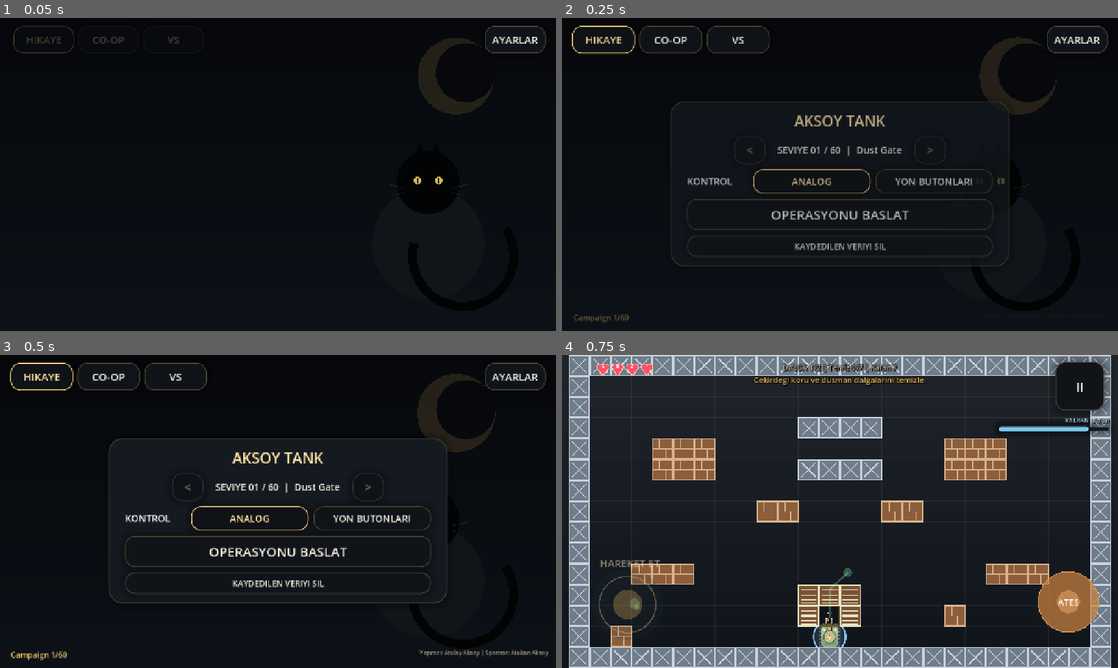
Above: before the commit, frames 1-4 (two rows, left to right).
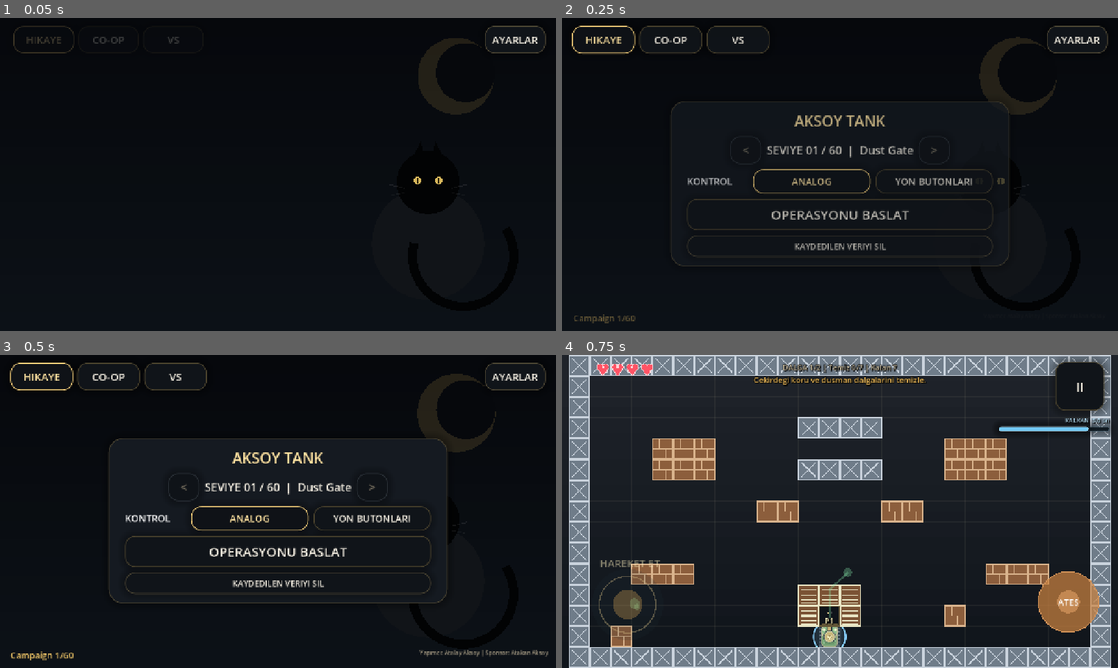
Above: after the commit, the same moments.

Repository: ShaNuva66/Aksoy-Tank
Game: Godot game, scene res://src/scenes/main_menu.tscn
Same seed, same stepped clock (60 frames per second), same inputs: the game is played once before the commit and once after it.
Inputs:
- Up to frame 1 (0.05 s): no input
- Up to frame 2 (0.25 s): no input
- Up to frame 3 (0.5 s): no input
- Up to frame 4 (0.75 s): click "OPERASYONU BASLAT" at 0.5 s

Frame 1 is identical in both runs. In frame 2, 0.6% of the frame differs, in the area x 2-68%, y 40-98%; in frame 3, 0.7%, in the area x 1-70%, y 38-98%; in frame 4, nothing differs.

Commit message:
Advance campaign automatically and improve settings readability

Diff:
--- a/src/scripts/game_session.gd
+++ b/src/scripts/game_session.gd
@@ -97,9 +97,11 @@
 
 
 func mark_stage_completed(index: int) -> bool:
+	if index < 0 or index >= get_stage_count():
+		return false
 	var previous_unlocked := unlocked_stage_count
 	unlocked_stage_count = max(unlocked_stage_count, min(index + 2, get_stage_count()))
-	selected_stage_index = clamp(selected_stage_index, 0, get_highest_selectable_stage_index())
+	selected_stage_index = mini(index + 1, get_stage_count() - 1)
 	_save_progress()
 
 	if unlocked_stage_count != previous_unlocked:
--- a/src/scripts/main_menu.gd
+++ b/src/scripts/main_menu.gd
@@ -121,6 +121,9 @@
 
 
 func _install_mobile_navigation() -> void:
+	stage_title_label.add_theme_font_size_override("font_size", 26)
+	stage_detail_label.add_theme_font_size_override("font_size", 20)
+	progress_label.add_theme_font_size_override("font_size", 20)
 	previous_mode_button.hide()
 	next_mode_button.hide()
 	session_mode_label.hide()
@@ -314,7 +317,10 @@
 	_settings_overlay.add_child(center)
 
 	_settings_panel = PanelContainer.new()
-	_settings_panel.custom_minimum_size = Vector2(520.0, 0.0)
+	_settings_panel.custom_minimum_size = Vector2(600.0, 0.0)
+	var settings_theme := Theme.new()
+	settings_theme.default_font_size = 26
+	_settings_panel.theme = settings_theme
 	center.add_child(_settings_panel)
 	var margin := MarginContainer.new()
 	margin.add_theme_constant_override("margin_left", 34)
@@ -329,7 +335,7 @@
 	var title := Label.new()
 	title.text = "AYARLAR"
 	title.horizontal_alignment = HORIZONTAL_ALIGNMENT_CENTER
-	title.add_theme_font_size_override("font_size", 28)
+	title.add_theme_font_size_override("font_size", 32)
 	title.add_theme_color_override("font_color", BlackCatTheme.ACCENT_SOFT)
 	column.add_child(title)
 	_music_slider = _add_volume_row(column, "MÜZİK", GameSession.get_music_volume())
@@ -353,6 +359,9 @@
 	_settings_close_button.text = "TAMAM"
 	_settings_close_button.pressed.connect(_close_settings)
 	column.add_child(_settings_close_button)
+	for control in [_haptics_toggle, _reduced_motion_toggle, _privacy_button, _settings_close_button]:
+		control.custom_minimum_size.y = 56
+		control.add_theme_font_size_override("font_size", 26)
 	_music_slider.value_changed.connect(func(value: float): GameSession.set_music_volume(value / 100.0))
 	_sfx_slider.value_changed.connect(func(value: float): GameSession.set_sfx_volume(value / 100.0))
 	_effects_slider.value_changed.connect(func(value: float): GameSession.set_effects_intensity(value / 100.0))
@@ -379,9 +388,10 @@
 	parent.add_child(row)
 	var label := Label.new()
 	label.text = label_text
-	label.custom_minimum_size = Vector2(120.0, 0.0)
+	label.custom_minimum_size = Vector2(190.0, 0.0)
+	label.add_theme_font_size_override("font_size", 26)
 	label.vertical_alignment = VERTICAL_ALIGNMENT_CENTER
-	label.add_theme_color_override("font_color", BlackCatTheme.MUTED)
+	label.add_theme_color_override("font_color", BlackCatTheme.TEXT)
 	row.add_child(label)
 	var slider := HSlider.new()
 	slider.min_value = 0.0
--- a/src/scripts/prototype_arena.gd
+++ b/src/scripts/prototype_arena.gd
@@ -140,6 +140,9 @@
 var _story_button: Button = null
 var _online_countdown_tween: Tween = null
 var _paused := false
+var _auto_advance_remaining := -1.0
+var _scene_transition_started := false
+var _application_active := true
 var _previous_quit_on_go_back := true
 var _heart_hud: Control = null
 var _damage_overlay: Control = null
@@ -281,6 +284,12 @@
 
 
 func _process(delta: float) -> void:
+	if _auto_advance_remaining > 0.0 and _application_active and not _scene_transition_started:
+		_auto_advance_remaining = maxf(0.0, _auto_advance_remaining - delta)
+		next_stage_button.text = "SONRAKI BOLUM (%d)" % ceili(_auto_advance_remaining)
+		if _auto_advance_remaining <= 0.0:
+			_go_to_next_stage()
+			return
 	if _lobby_label:
 		_lobby_label.visible = _waiting_for_peer and _online_start_remaining < 0.0 and not _paused and not _match_over
 	_update_shield_hud(delta)
@@ -959,7 +968,9 @@
 		_status_text = "Zafer" if player_won else "Kayip"
 	status_label.text = "Durum: " + _status_text
 	result_overlay.visible = true
-	next_stage_button.visible = local_won and not _is_vs_mode() and GameSession.has_next_stage()
+	next_stage_button.visible = local_won and not _is_vs_mode() and int(_stage_data.get("index", 0)) + 1 < GameSession.get_stage_count()
+	if next_stage_button.visible and not _is_online_mode() and not _capture_requested:
+		_auto_advance_remaining = 3.0
 	if _is_online_mode() and not _is_vs_mode():
 		retry_button.visible = not next_stage_button.visible
 	_refresh_pause_button_visibility()
@@ -1243,18 +1254,29 @@
 
 
 func _restart_level() -> void:
+	if _scene_transition_started:
+		return
+	_scene_transition_started = true
+	_auto_advance_remaining = -1.0
+	GameSession.set_selected_stage(int(_stage_data.get("index", 0)))
 	if _paused:
 		_set_pause_state(false)
 	get_tree().change_scene_to_file("res://src/scenes/prototype_arena.tscn")
 
 
 func _go_to_next_stage() -> void:
+	if _scene_transition_started or not _match_over or not next_stage_button.visible:
+		return
 	if _is_online_mode():
 		_on_retry_requested()
 		return
 	if _paused:
 		_set_pause_state(false)
-	if GameSession.advance_to_next_stage():
+	var next_index := int(_stage_data.get("index", 0)) + 1
+	if GameSession.is_stage_unlocked(next_index):
+		_scene_transition_started = true
+		_auto_advance_remaining = -1.0
+		GameSession.set_selected_stage(next_index)
 		get_tree().change_scene_to_file("res://src/scenes/prototype_arena.tscn")
 
 
@@ -1264,6 +1286,10 @@
 
 
 func _go_to_main_menu() -> void:
+	if _scene_transition_started:
+		return
+	_scene_transition_started = true
+	_auto_advance_remaining = -1.0
 	if _paused:
 		_set_pause_state(false)
 	if _is_online_mode():
@@ -1343,6 +1369,10 @@
 
 
 func _notification(what: int) -> void:
+	if what in [NOTIFICATION_APPLICATION_FOCUS_OUT, NOTIFICATION_APPLICATION_PAUSED]:
+		_application_active = false
+	elif what in [NOTIFICATION_APPLICATION_FOCUS_IN, NOTIFICATION_APPLICATION_RESUMED]:
+		_application_active = true
 	if not is_node_ready() or _match_over or _capture_requested:
 		return
 	if what == NOTIFICATION_APPLICATION_FOCUS_OUT or what == NOTIFICATION_APPLICATION_PAUSED:
@@ -1408,14 +1438,14 @@
 	if _is_vs_mode():
 		return subtitle
 	if not player_won:
-		return subtitle + " R ile tekrar dene."
-
-	if GameSession.has_next_stage():
-		var next_stage: Dictionary = GameSession.get_stage(GameSession.selected_stage_index + 1)
-		var unlocked_note := " Yeni stage acildi." if unlocked_new_stage else ""
-		return subtitle + unlocked_note + " Sonraki hedef: %s. N ile gec." % next_stage["name"]
-
-	return subtitle + " Tum campaign temizlendi."
+		return subtitle
+
+	if int(_stage_data.get("index", 0)) + 1 < GameSession.get_stage_count():
+		var next_stage: Dictionary = GameSession.get_stage(int(_stage_data.get("index", 0)) + 1)
+		var unlocked_note := " Yeni bolum acildi." if unlocked_new_stage else ""
+		return subtitle + unlocked_note + " Sonraki bolum: %s." % next_stage["name"]
+
+	return subtitle + " Tum bolumler tamamlandi."
 
 
 func notify_enemy_destroyed_visual(at_position: Vector2, enemy_type: String) -> void:
--- /dev/null
+++ b/tools/campaign_progression_test.gd
@@ -0,0 +1,88 @@
+extends SceneTree
+
+var failed := false
+
+func _init() -> void:
+	call_deferred("run")
+
+func check(value: bool, message: String) -> void:
+	if not value:
+		failed = true
+		push_error(message)
+
+func run() -> void:
+	var session = root.get_node("GameSession")
+	session.session_mode = "solo"
+	session.unlocked_stage_count = 3
+	session.set_selected_stage(2)
+	var arena = load("res://src/scenes/prototype_arena.tscn").instantiate()
+	root.add_child(arena)
+	current_scene = arena
+	await process_frame
+	arena._finish_match(true, "ZAFER", "")
+	check(session.selected_stage_index == 3 and session.unlocked_stage_count == 4, "Stage 3 victory must select and unlock stage 4")
+	session._load_progress()
+	check(session.selected_stage_index == 3, "Stage 4 selection must survive reload before countdown ends")
+	check(arena._auto_advance_remaining > 0.0, "Solo victory needs automatic progression")
+	arena._application_active = false
+	arena._process(4.0)
+	check(not arena._scene_transition_started, "Background must not advance the stage")
+	arena._application_active = true
+	arena._process(4.0)
+	await process_frame
+	await process_frame
+	arena = current_scene
+	check(int(arena._stage_data.index) == 3, "Automatic transition must open stage 4 without skipping")
+	arena._finish_match(false, "KAYIP", "")
+	check(arena._auto_advance_remaining < 0.0, "Defeat must not advance")
+	arena.queue_free()
+	await process_frame
+	session.set_selected_stage(2)
+	arena = load("res://src/scenes/prototype_arena.tscn").instantiate()
+	root.add_child(arena)
+	current_scene = arena
+	await process_frame
+	arena._finish_match(true, "ZAFER", "")
+	arena._go_to_next_stage()
+	arena._go_to_next_stage()
+	await process_frame
+	await process_frame
+	arena = current_scene
+	check(int(arena._stage_data.index) == 3, "Double tap must not skip stage 4")
+	arena._finish_match(true, "ZAFER", "")
+	arena._restart_level()
+	await process_frame
+	await process_frame
+	arena = current_scene
+	check(int(arena._stage_data.index) == 3, "Retry must replay completed stage, not next selection")
+	arena._session_mode = "online_coop"
+	arena._finish_match(true, "ZAFER", "")
+	check(arena._auto_advance_remaining < 0.0, "Online coop must wait for both players")
+	arena.queue_free()
+	await process_frame
+	session.unlocked_stage_count = session.get_stage_count()
+	session.set_selected_stage(session.get_stage_count() - 1)
+	arena = load("res://src/scenes/prototype_arena.tscn").instantiate()
+	root.add_child(arena)
+	current_scene = arena
+	await process_frame
+	arena._finish_match(true, "ZAFER", "")
+	check(not arena.next_stage_button.visible and arena._auto_advance_remaining < 0.0, "Final stage must not loop or advance")
+	arena.queue_free()
+	await process_frame
+	var menu = load("res://src/scenes/main_menu.tscn").instantiate()
+	root.add_child(menu)
+	current_scene = menu
+	menu._open_settings()
+	await process_frame
+	await process_frame
+	check(root.get_visible_rect().encloses(menu._settings_panel.get_global_rect()), "Settings must fit viewport")
+	check(menu._haptics_toggle.get_theme_font_size("font_size") == 26, "Settings text size")
+	if DisplayServer.get_name() != "headless":
+		await RenderingServer.frame_post_draw
+		root.get_texture().get_image().save_png("user://settings-readable.png")
+	menu.queue_free()
+	await process_frame
+	await create_timer(0.8).timeout
+	print("CAMPAIGN_PROGRESSION: FAIL" if failed else "CAMPAIGN_PROGRESSION: PASS")
+	quit(1 if failed else 0)
Not shown, changed: .github/workflows/ios-app-store.yml
Not shown, changed: tools/test_ios_source.ps1
